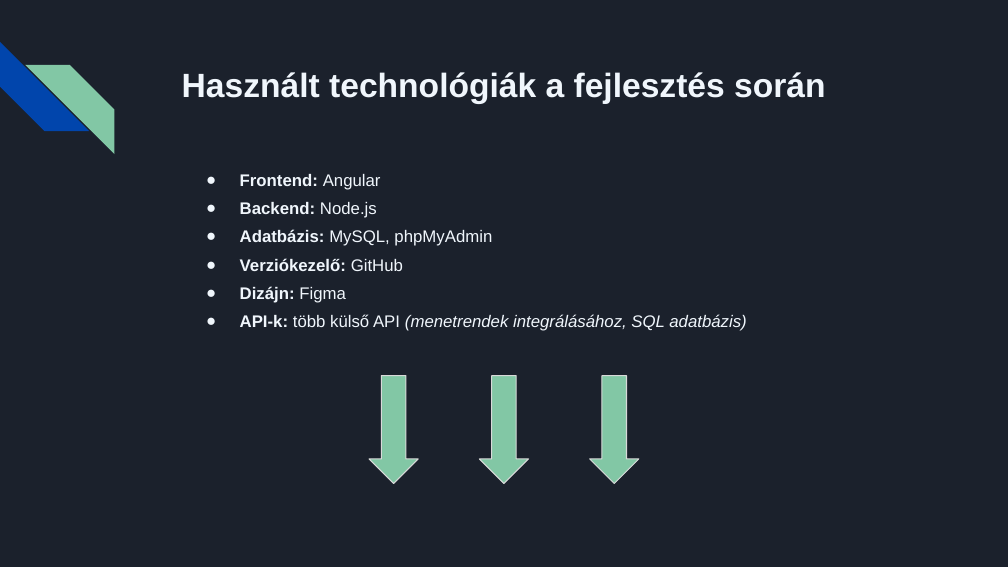
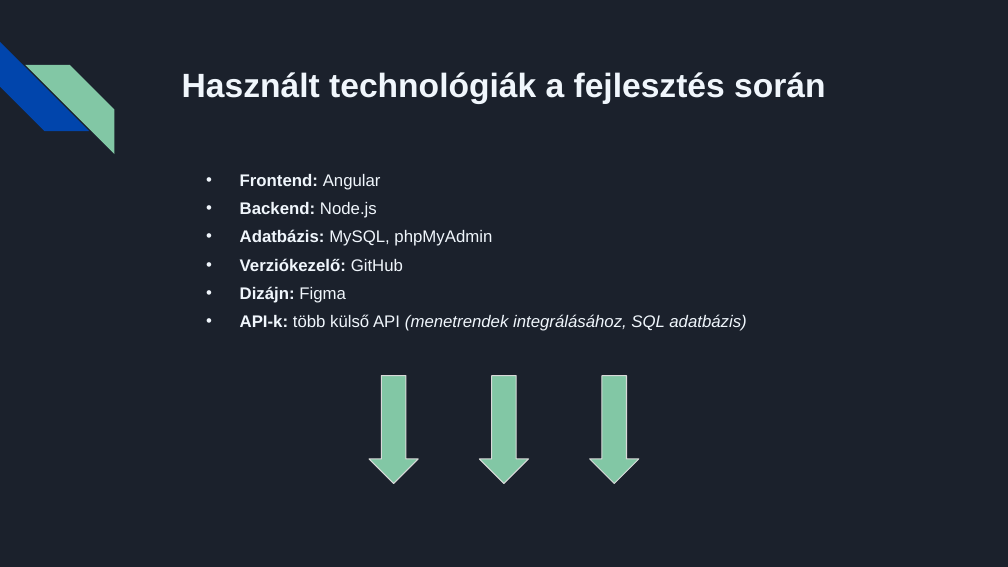
Before and after one commit to BenjaminStonawski/hovatovabb, a slide deck: slide 8 of prezi/hovatovabb.pptx. Drawn at 1008x567 pixels with LibreOffice and Linux fonts; fonts in the diff are those of the drawing. Boxes give left, top, right and bottom in pixels: in the first picture for what was removed or moved away, otherwise in the second. Text is boxed around its words. In the diff, an @@ line names an element or a change of style, - is before the commit and + after.

```diff
--- a/prezi/hovatovabb.pptx
+++ b/prezi/hovatovabb.pptx
@@ text "Frontend: Angular" at bbox=[240, 174, 746, 331]: bullet ● to • @@
```
Also in this commit, not shown: 1 other slide changed.
